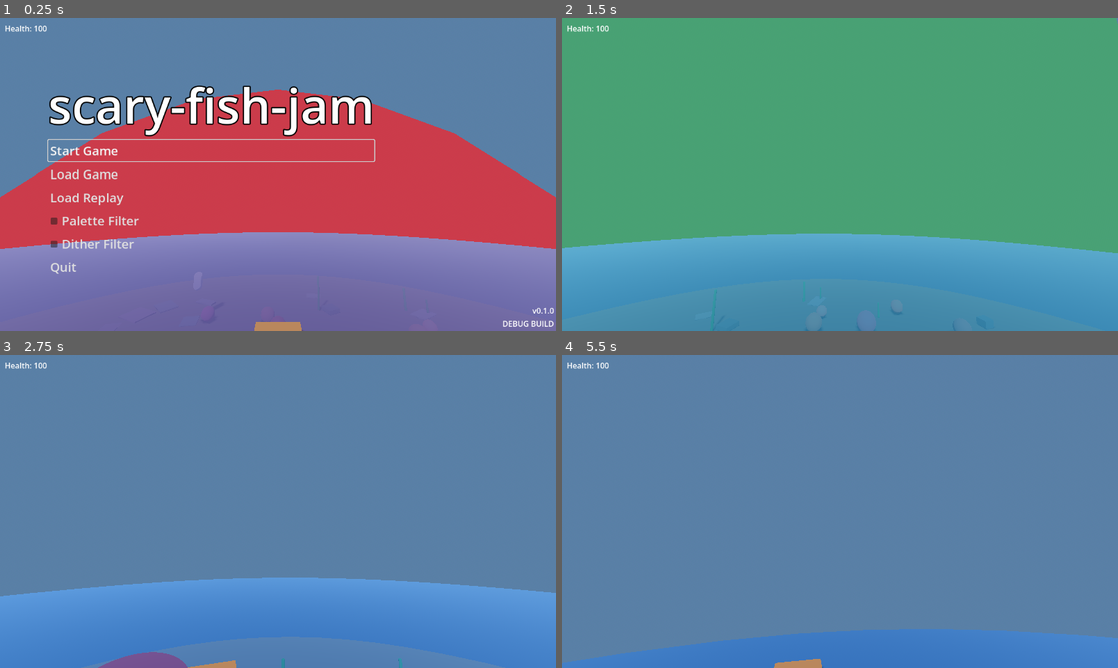
Above: before the commit, frames 1-4 (two rows, left to right).
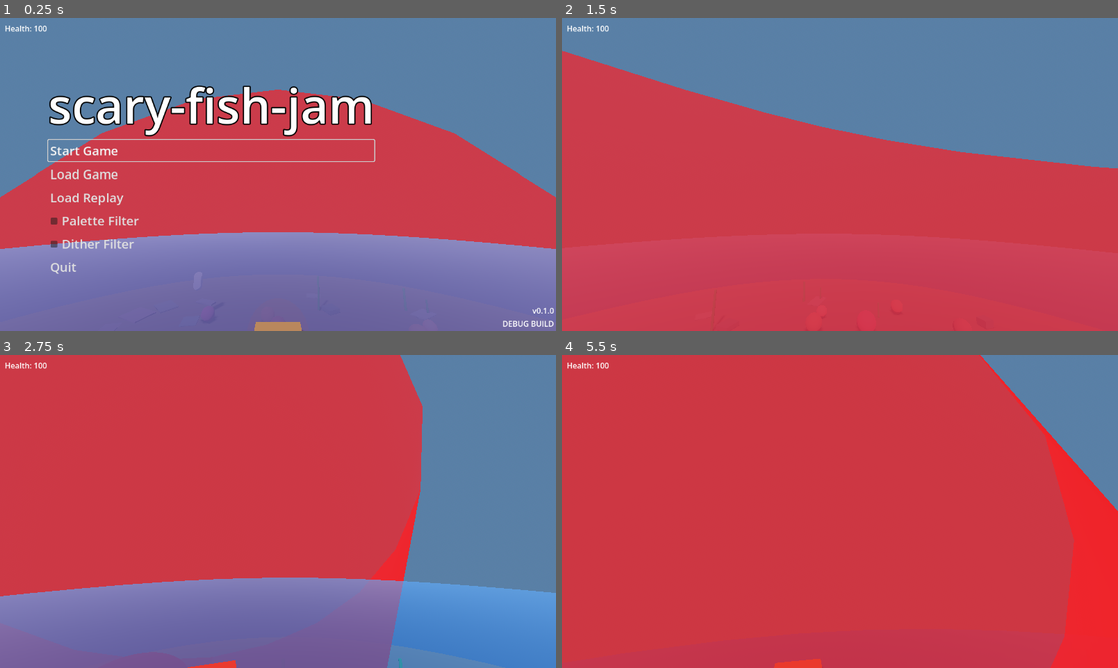
Above: after the commit, the same moments.

Repository: onebit-aidan-kris/scary-fish-jam
Game: Godot game, scene res://scenes/levels/fishing/fishing_level.tscn
Two runs of this game, one before a commit and one after it. Both use one fixed random seed, a clock stepped at 60 frames per second and the inputs below. This scene is started directly instead of the project's main scene.
Inputs (mouse positions are in pixels of both pictures, inside the frame that each line leads up to):
- Up to frame 1 (0.25 s): no input
- Up to frame 2 (1.5 s): click "Start Game" at 0.5 s; move the mouse to (867, 174) at 1.27 s; hold W (move_forward) from 1.28 s (still down); hold Ctrl (crouch) from 1.28 s (still down)
- Up to frame 3 (2.75 s): keep holding W (move_forward); tap Space (jump) at 1.52, 2.27 s; move the mouse to (250, 511) at 2.02 s; release Ctrl (crouch) at 2.03 s; tap E (interact) at 2.1 s
- Up to frame 4 (5.5 s): keep holding W (move_forward); move the mouse to (851, 505) at 2.77 s; hold Shift (sprint) 2.78-3.53 s; move the mouse to (834, 517) at 3.52 s; tap Ctrl (crouch) at 3.6 s; tap Space (jump) at 3.77, 4.52, 5.27 s; move the mouse to (878, 514) at 4.27 s; tap E (interact) at 4.35 s; move the mouse to (795, 508) at 5.02 s; tap Shift (sprint) at 5.1 s

The runs differ from the first frame. In frame 2, 100% of the frame differs, in the area x 0-100%, y 0-100%; in frame 3, 73%; in frame 4, 94%.

Commit message:
to swap boat to characterbody3d

Diff:
--- a/project/scenes/levels/fishing/fishing_level.tscn
+++ b/project/scenes/levels/fishing/fishing_level.tscn
@@ -84,6 +84,16 @@
 [sub_resource type="SphereShape3D" id="DangerHitboxShape"]
 radius = 2.0
 
+[sub_resource type="StandardMaterial3D" id="HitboxDebugMat"]
+transparency = 1
+cull_mode = 2
+shading_mode = 0
+albedo_color = Color(1, 0.5, 0, 0.3)
+
+[sub_resource type="SphereMesh" id="HitboxDebugMesh"]
+radius = 2.0
+height = 4.0
+
 [node name="FishingLevel" type="Node3D" unique_id=1521638617]
 script = ExtResource("2_level")
 
@@ -278,7 +288,7 @@
 [node name="VisionCone" type="Node3D" parent="Dangerfish" unique_id=1102608571]
 script = ExtResource("11_vcone")
 
-[node name="Attackable" type="Node" parent="Dangerfish" unique_id=1498541721]
+[node name="Attackable" type="Node3D" parent="Dangerfish" unique_id=1498541721]
 script = ExtResource("12_attack")
 
 [node name="Hitbox" type="Area3D" parent="Dangerfish/Attackable" unique_id=1839218042]
@@ -286,6 +296,10 @@
 [node name="CollisionShape3D" type="CollisionShape3D" parent="Dangerfish/Attackable/Hitbox" unique_id=1652857943]
 shape = SubResource("DangerHitboxShape")
 
+[node name="DebugMesh" type="MeshInstance3D" parent="Dangerfish/Attackable/Hitbox" unique_id=1367368006]
+material_override = SubResource("HitboxDebugMat")
+mesh = SubResource("HitboxDebugMesh")
+
 [node name="PlayerDetectable" type="Node" parent="Dangerfish" unique_id=488956632]
 script = ExtResource("12_hdgy8")
 
--- a/project/scenes/levels/fishing/vision_cone.gd
+++ b/project/scenes/levels/fishing/vision_cone.gd
@@ -74,19 +74,18 @@
 			_debug_mesh.set_surface_override_material(0, _mat_idle)
 		return
 
+	# Already tracking — stay locked on as long as within detection radius.
+	# Only the distance check above can break pursuit.
+	if _tracked_boat:
+		look_at(boat.global_position, Vector3.UP)
+		return
+
+	# Not yet tracking — require forward-cone angle to acquire target
 	var forward := -fish.global_transform.basis.z
 	var angle := rad_to_deg(forward.angle_to(to_boat.normalized()))
 
 	if angle <= cone_half_angle_deg:
-		if not _tracked_boat:
-			_tracked_boat = boat
-			boat_detected.emit(boat)
-			_debug_mesh.set_surface_override_material(0, _mat_alert)
-	else:
-		if _tracked_boat:
-			_tracked_boat = null
-			boat_lost.emit(boat)
-			_debug_mesh.set_surface_override_material(0, _mat_idle)
-
-	if _tracked_boat:
+		_tracked_boat = boat
+		boat_detected.emit(boat)
+		_debug_mesh.set_surface_override_material(0, _mat_alert)
 		look_at(boat.global_position, Vector3.UP)
--- a/project/scripts/components/fish/attackable.gd
+++ b/project/scripts/components/fish/attackable.gd
@@ -1,4 +1,4 @@
-extends Node
+extends Node3D
 
 ###
 # Component node for attacking-related behaviors for entities capable of attacking the player.
@@ -62,6 +62,7 @@
 
 
 func start_attacking() -> void:
+	print("Attacking!!!")
 	state = State.ATTACKING
 
 
